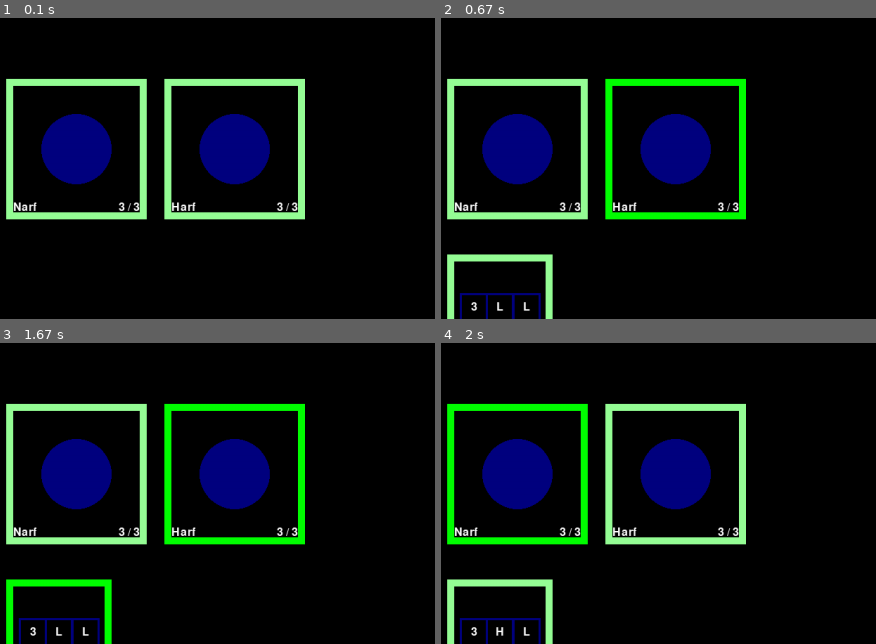
Above: before the commit, frames 1-4 (two rows, left to right).
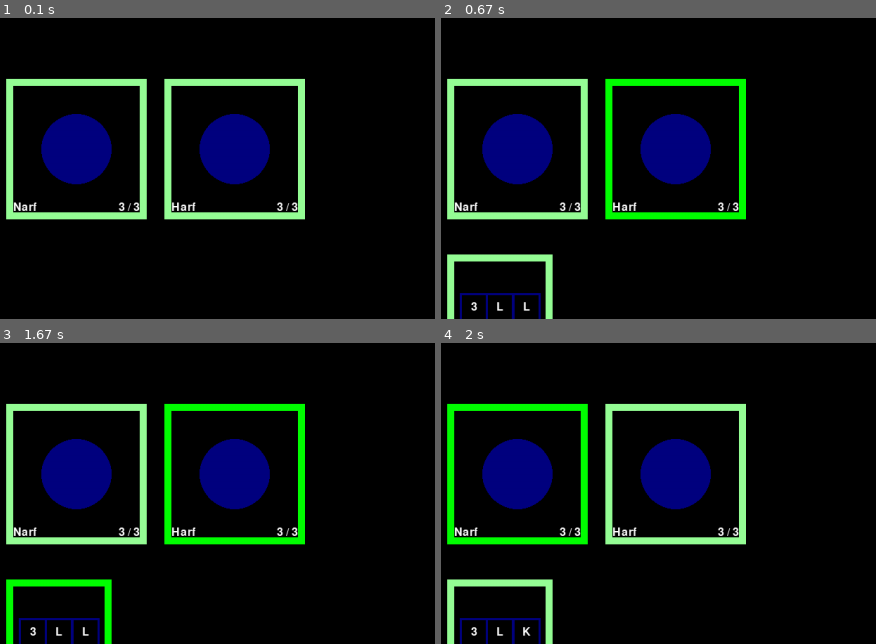
Above: after the commit, the same moments.

Repository: ErikRoelofs/pygame-tryout
Game: pygame game, started from game.py
The game is run twice, just before and just after one commit, with the same random seed, the same clock (stepped at 60 frames per second) and the same inputs.
Inputs (mouse positions are % of the whole screen's width and height, from its top left):
- Up to frame 1 (0.1 s): no input
- Up to frame 2 (0.67 s): press the mouse at (49, 54) at 0.37 s; move the mouse to (36, 51) at 0.47 s; release the mouse at (24, 49) at 0.6 s
- Up to frame 3 (1.67 s): press the mouse at (7, 80) at 0.7 s; move the mouse to (9, 79) at 0.8 s; release the mouse at (12, 78) at 0.93 s; click (32, 8) at 1.05 s; press the mouse at (27, 13) at 1.37 s; move the mouse to (36, 49) at 1.47 s; release the mouse at (46, 86) at 1.6 s
- Up to frame 4 (2 s): press the mouse at (27, 13) at 1.7 s; move the mouse to (18, 29) at 1.8 s; release the mouse at (10, 45) at 1.93 s
The pictures show only the part of the screen within x 0-50%, y 32-82%; the shares and areas given below are measured in that part.

Frames 1-3 are identical in both runs. In frame 4, less than 0.1% of the frame differs, in the area x 12-21%, y 94-98%.

Commit message:
Adding more traits

Diff:
--- a/classes.py
+++ b/classes.py
@@ -9,6 +9,11 @@
 MOUNT_LIGHT = "light"
 MOUNT_MEDIUM = "medium"
 MOUNT_HEAVY = "heavy"
+
+# weapon types
+WEAPON_LASER = 'laser'
+WEAPON_KINETIC = 'kinetic'
+WEAPON_GUIDED = 'guided'
 
 class Ship:
     def __init__(self, name, hull, traits, actions, event):
@@ -114,6 +119,12 @@
     def decreaseAccuracy(self, amount):
         self._accuracy += amount
 
+    def increaseDamage(self, amount):
+        self._damage += amount
+
+    def decreaseDamage(self, amount):
+        self._damage = max( self._damage - amount, 0 )
+
 class WeaponType:
     def __init__(self, theName):
         self._name = theName
@@ -145,30 +156,3 @@
         assert not self.applied, "This attack has already been applied!"
         self.applied = True
         self._target.resolveAttackOnMe(self._attacker, self._weapon, self.results)
-
-class Trait:
-    def applyToOwner(self, ship):
-        return False
-
-    def applyToTarget(self, ship):
-        return False
-
-    def applyToOutgoingAttack(self, me, weapon, target):
-        return False
-
-    def applyToIncomingAttack(self, attacker, weapon, me):
-        return False
-
-class Accurate(Trait):
-    def __init__(self, amount):
-        self.amount = amount
-
-    def applyToOutgoingAttack(self, me, weapon, target):
-        weapon.mount.increaseAccuracy(self.amount)
-
-class Evasive(Trait):
-    def __init__(self, amount):
-        self.amount = amount
-
-    def applyToIncomingAttack(self, attacker, weapon, me):
-        weapon.mount.decreaseAccuracy(self.amount)
--- a/game.py
+++ b/game.py
@@ -1,4 +1,4 @@
-import pygame, sys, random, animations, dice, classes, shiplibrary, event
+import pygame, sys, random, animations, dice, classes, shiplibrary, event, traits
 from pygame.locals import *
 
 """
@@ -9,9 +9,6 @@
 	- separate this part of the game into a module
 
 """
-
-
-
 
 # colors
 BG_COLOR = (0, 0, 0)
@@ -47,10 +44,9 @@
 CONFIRM_LEFT_MARGIN = 800
 CONFIRM_TOP_MARGIN = 500
 
-
 def main():
 
-	global DISPLAYSURF, fontObj, WEAPON_LASER, WEAPON_KINETIC, WEAPON_GUIDED
+	global DISPLAYSURF, fontObj
 	clock = pygame.time.Clock()
 
 	# game setup
@@ -60,9 +56,11 @@
 		classes.Mount(classes.MOUNT_HEAVY, 5, 3)
 	)
 
-	WEAPON_LASER = classes.WeaponType("laser")
-	WEAPON_KINETIC = classes.WeaponType("kinetic")
-	WEAPON_GUIDED = classes.WeaponType("guided")
+	weaponTypes = (
+		classes.WeaponType(classes.WEAPON_LASER),
+		classes.WeaponType(classes.WEAPON_KINETIC),
+		classes.WeaponType(classes.WEAPON_GUIDED)
+	)
 
 	pygame.init()
 	DISPLAYSURF = pygame.display.set_mode((SCREEN_WIDTH,SCREEN_HEIGHT))
@@ -83,7 +81,7 @@
 	fontObj = pygame.font.Font('freesansbold.ttf', 16)
 
 	eventControl = event.EventControl()
-	library = shiplibrary.Library(mounts, (WEAPON_LASER, WEAPON_KINETIC, WEAPON_GUIDED),eventControl)
+	library = shiplibrary.Library(mounts, weaponTypes,eventControl)
 
 	playerShips = [library.shipByName("Narf"),library.shipByName("Harf")]
 	opponentShips = [library.shipByName("Narf"),library.shipByName("Darf")]
@@ -245,12 +243,12 @@
 	return image
 
 def drawWeaponType(weaponType):
-	assert weaponType in (WEAPON_KINETIC, WEAPON_LASER, WEAPON_GUIDED), "Pass a WEAPONTYPE to the drawWeaponType function."
+	assert weaponType.name() in (classes.WEAPON_KINETIC, classes.WEAPON_LASER, classes.WEAPON_GUIDED), "Pass a WEAPONTYPE to the drawWeaponType function."
 
 	image = pygame.Surface((40,40))
 	pygame.draw.rect(image, BLUE, (0, 0, 40, 40), 3)
 
-	text = "K" if weaponType == WEAPON_KINETIC else "L" if weaponType == WEAPON_LASER else "G"
+	text = "K" if weaponType.name() == classes.WEAPON_KINETIC else "L" if weaponType.name() == classes.WEAPON_LASER else "G"
 
 	textSurfaceObj = fontObj.render(text, True, WHITE)
 	textRectObj = textSurfaceObj.get_rect()
--- a/shiplibrary.py
+++ b/shiplibrary.py
@@ -1,11 +1,11 @@
-import classes, copy
+import classes, copy, traits
 
 class Library:
     def __init__(self, mounts, weaponTypes, event):
         self.ships = []
-        self.ships.append(classes.Ship("Narf", 3, (classes.Accurate(5), ), (classes.Weapon(3, mounts[2], weaponTypes[0]),),event))
+        self.ships.append(classes.Ship("Narf", 3, (traits.Armored(),), (classes.Weapon(3, mounts[0], weaponTypes[1]),),event))
         self.ships.append(classes.Ship("Harf", 3, (), (classes.Weapon(3, mounts[0], weaponTypes[0]),), event))
-        self.ships.append(classes.Ship("Darf", 3, (classes.Evasive(10), ), (classes.Weapon(3, mounts[0], weaponTypes[0]),), event))
+        self.ships.append(classes.Ship("Darf", 3, (), (classes.Weapon(3, mounts[0], weaponTypes[0]),), event))
 
     def ship(self, index):
         return copy.copy(self.ships[index])
--- /dev/null
+++ b/traits.py
@@ -0,0 +1,45 @@
+import classes
+
+class Trait:
+    def applyToOwner(self, ship):
+        return False
+
+    def applyToTarget(self, ship):
+        return False
+
+    def applyToOutgoingAttack(self, me, weapon, target):
+        return False
+
+    def applyToIncomingAttack(self, attacker, weapon, me):
+        return False
+
+class Accurate(Trait):
+    def __init__(self, amount):
+        self.amount = amount
+
+    def applyToOutgoingAttack(self, me, weapon, target):
+        weapon.mount.increaseAccuracy(self.amount)
+
+class Evasive(Trait):
+    def __init__(self, amount):
+        self.amount = amount
+
+    def applyToIncomingAttack(self, attacker, weapon, me):
+        weapon.mount.decreaseAccuracy(self.amount)
+
+class Lumbering(Trait):
+    def __init__(self, amount):
+        self.amount = amount
+
+    def applyToIncomingAttack(self, attacker, weapon, me):
+        weapon.mount.increaseAccuracy(self.amount)
+
+class Armored(Trait):
+    def applyToIncomingAttack(self, attacker, weapon, me):
+        if weapon.weaponType.name() == classes.WEAPON_KINETIC:
+            weapon.mount.decreaseDamage(1)
+
+class HeavilyArmored(Trait):
+    def applyToIncomingAttack(self, attacker, weapon, me):
+        if weapon.weaponType.name() == classes.WEAPON_KINETIC:
+            weapon.mount.decreaseDamage(2)
